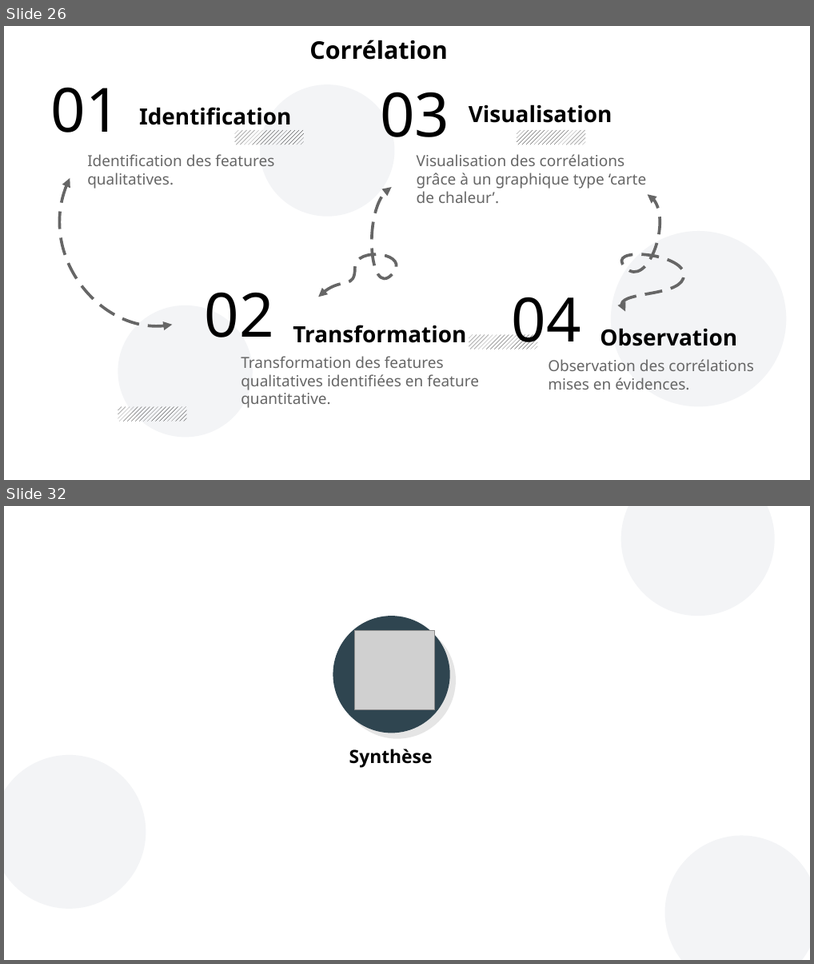
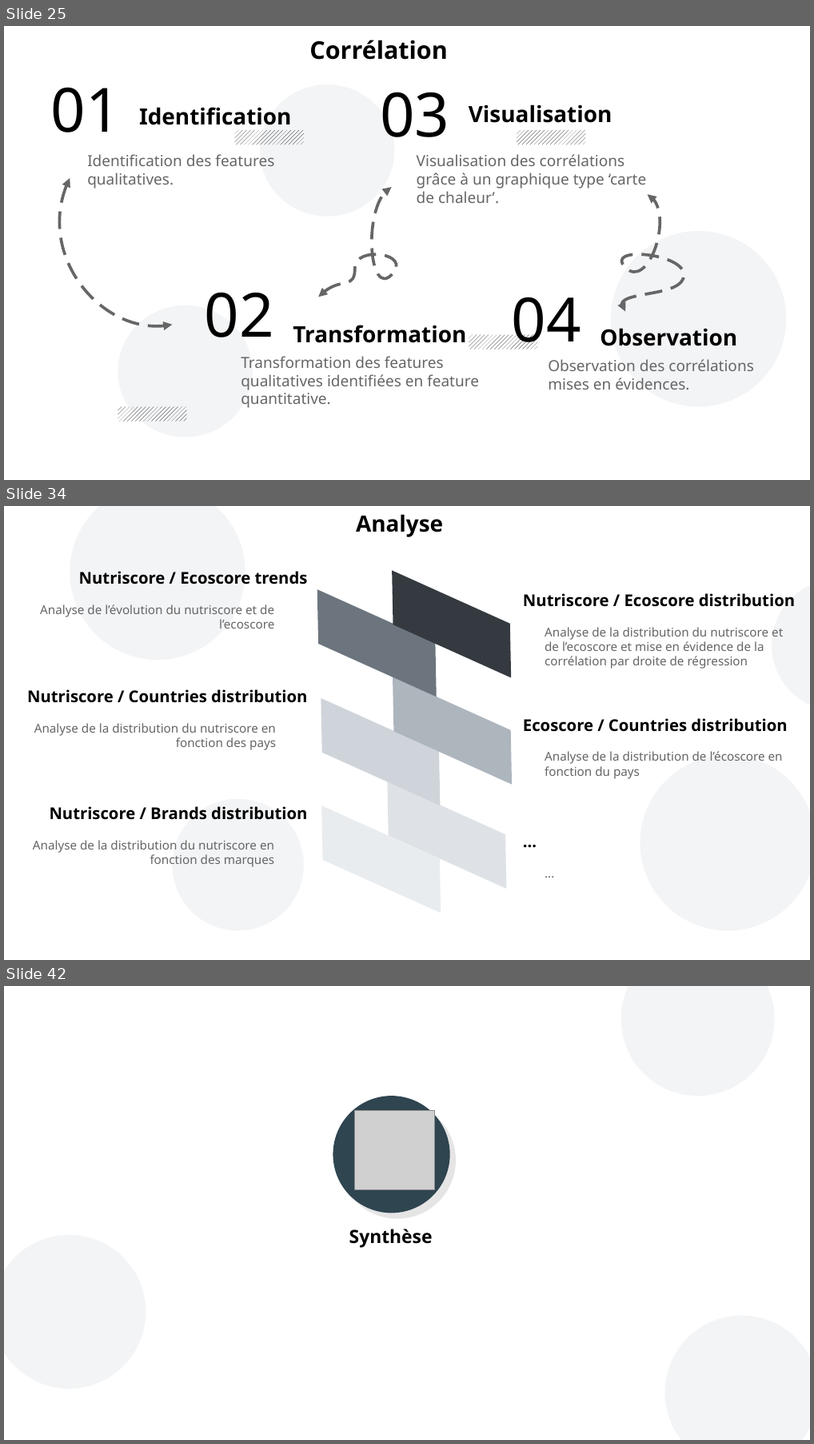
Before and after one commit to curiousmindflow/oc-ml-p2, a slide deck: report/P2_01_presentation.odp. Shown one above the other, each under a label of ours: slides 26 and 32 before the commit, slides 25, 34 and 42 after it; the slides between them are not shown. The pictures are 814x964 and 814x1444 pixels, drawn with LibreOffice and Linux fonts; fonts in the diff are those of the drawing; grey boxes stand for pictures; background and template pictures are left out. Boxes give left, top, right and bottom in pixels: in the first picture for what was removed or moved away, otherwise in the second. Text is boxed around its words. In the diff, an @@ line names an element or a change of style, - is before the commit and + after.

```diff
--- a/report/P2_01_presentation.odp
+++ b/report/P2_01_presentation.odp
@@ slide 34 added at box(4, 506, 810, 960), background #FFFFFF @@
@@ ellipse added at box(70, 506, 246, 660), fill #8D99AE at 10% opacity @@
@@ text added at box(356, 514, 443, 537), 22 pt, text #000000, bold @@
+Analyse
@@ text added at box(79, 571, 308, 584), 16 pt, text #000000, bold @@
+Nutriscore / Ecoscore trends
@@ text added at box(523, 593, 795, 607), 16 pt, text #000000, bold @@
+Nutriscore / Ecoscore distribution
@@ ellipse added at box(772, 579, 810, 711), fill #8D99AE at 10% opacity @@
@@ text added at box(40, 604, 274, 628), 12 pt, text #666666 @@
+Analyse de l’évolution du nutriscore et de l’ecoscore
@@ text added at box(545, 627, 783, 668), 12 pt, text #666666 @@
+Analyse de la distribution du nutriscore et de l’ecoscore et mise en évidence de la corrélation par droite de régression
@@ text added at box(27, 689, 307, 703), 16 pt, text #000000, bold @@
+Nutriscore / Countries distribution
@@ text added at box(523, 718, 787, 732), 16 pt, text #000000, bold @@
+Ecoscore / Countries distribution
@@ text added at box(34, 723, 276, 750), 12 pt, text #666666 @@
+Analyse de la distribution du nutriscore en fonction des pays
@@ text added at box(545, 751, 783, 779), 12 pt, text #666666 @@
+Analyse de la distribution de l’écoscore en fonction du pays
@@ ellipse added at box(641, 755, 810, 931), fill #8D99AE at 10% opacity @@
@@ text added at box(50, 806, 307, 820), 16 pt, text #000000, bold @@
+Nutriscore / Brands distribution
@@ ellipse added at box(172, 799, 304, 931), fill #8D99AE at 10% opacity @@
@@ group added at box(318, 568, 512, 916): 6 parallelograms @@
@@ text added at box(33, 840, 274, 867), 12 pt, text #666666 @@
+Analyse de la distribution du nutriscore en fonction des marques
@@ text added at box(516, 828, 810, 860), 16 pt, text #000000, bold @@
+...
@@ text added at box(538, 862, 809, 922), 12 pt, text #666666 @@
+...
@@ what was slide 26 is now slide 25 @@
@@ what was slide 32 is now slide 42 @@
```
Also in this commit, not shown: 3 slides changed, 16 other slides added, 5 slides removed, 19 other files.
